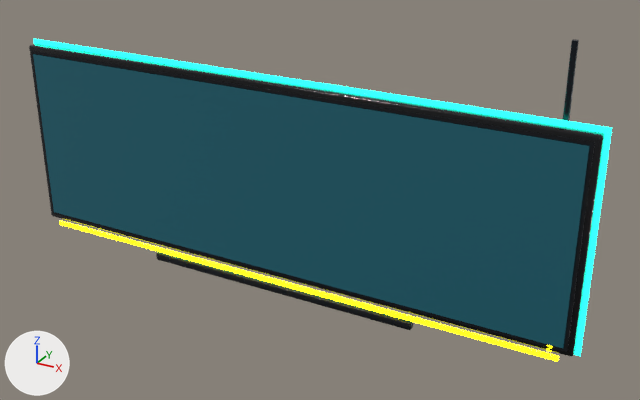
The glTF model simulator/godot/assets/wall_screen_wide.glb: old version first, new version second.
Rendered twice from a 50 mm lens placed at (2.52, -4.03, 1.97), pointed at (0.27, 0.07, -0.08). The axes (+X, +Y, +Z) are drawn at lower left. The lights are the same throughout. The older version comes first. Vertices at exactly the same position are counted once.

Objects in the first picture: 'Body', 'Screen'.
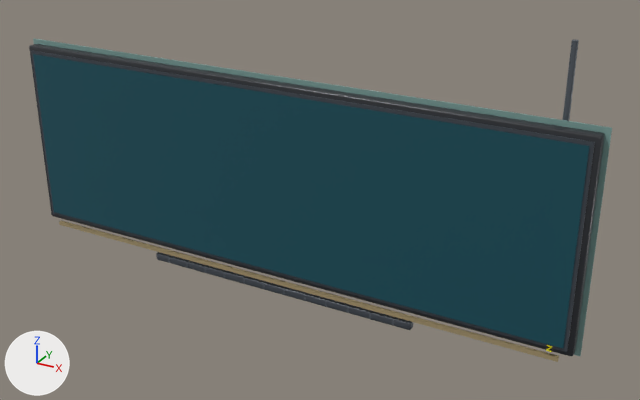
Boxes (x1, y1, x2, y2) around the edits, measured in the pictures (640 x 400 px):
part 1 of me_body_033, recoloured: (33, 39, 612, 356) in both
part 2 of me_body_033, recoloured: (29, 44, 605, 356) in both
part 3 of me_body_033, recoloured: (59, 220, 559, 362) in both

The change in detail:
Material 'Charcoal' (mat_charcoal) is new.
Its base color is (0.0232, 0.0262, 0.0319) (dark grey #2a2d32).
Its roughness is 0.35.
Material 'TrimChampagne' (mat_trimchampagne) is new.
Its base color is (0.462, 0.361, 0.195) (beige #b5a27a).
Its metallic is 0.3.
Its roughness is 0.4.
Material 'YellowPaint' (mat_yellowpaint) is new.
Its base color is (0.973, 0.855, 0.00304) (yellow #fcee0a).
Its roughness is 0.45.
Material 'TrimTeal' (mat_trimteal) is new.
Its base color is (0.212, 0.366, 0.342) (greyish cyan #7fa39e).
Its roughness is 0.45.
me_body_033 has 304 vertices, 508 faces and spans x -1.83..1.83, y -0.04..0.12, z -0.71..1.0.
me_body_033 is used by ob_body; location (0.0, 0.0, 0.0).
me_body_033 part 1: all 12 faces that had it switch from mat_neonteal (cyan #19f0c8, glowing cyan #1bffd5) to mat_trimteal (greyish cyan #7fa39e).
me_body_033 part 2: all 108 faces that had it switch from mat_blackgloss (black #0b0d10) to mat_charcoal (dark grey #2a2d32).
me_body_033 part 3: all 12 faces centred in x -1.73..1.73, y -0.03..-0.01, z -0.65..-0.62 switch from mat_neonyellow (yellow #fcee0a, glowing yellow #fff10a) to mat_trimchampagne (beige #b5a27a).
me_body_033 gains material mat_yellowpaint (yellow #fcee0a).
